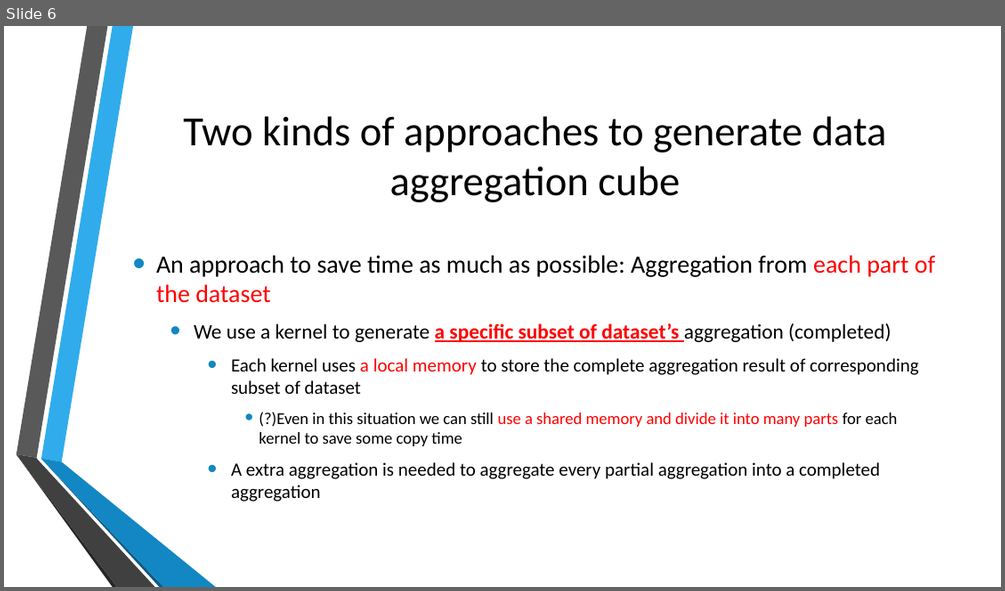
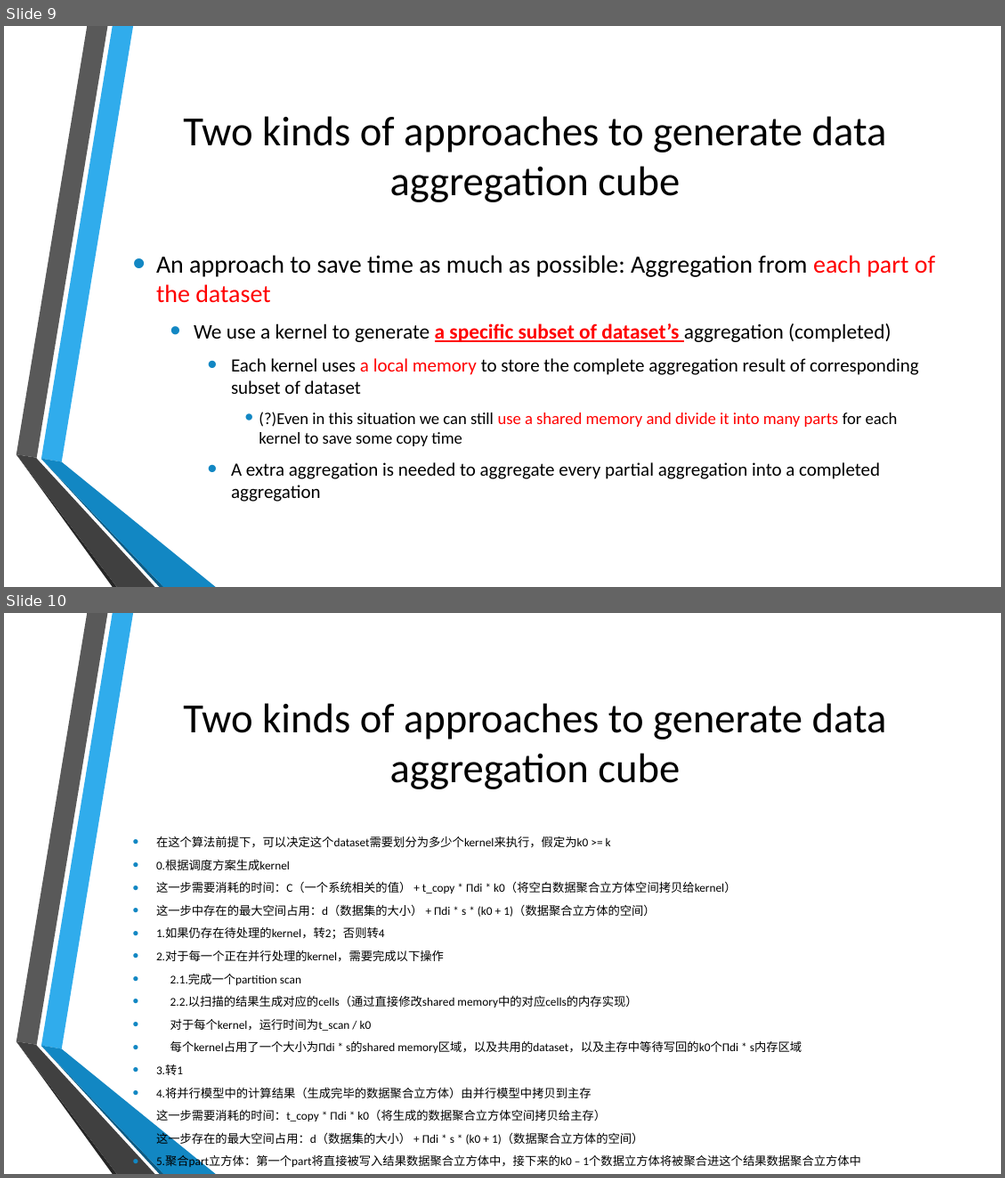
Before and after one commit to thoh-testarossa/Mirage-docs, a slide deck: thoh/presentations/20170426.pptx. Shown one above the other, each under a label of ours: slide 6 before the commit, slides 9 and 10 after it. The pictures are 1005x591 and 1005x1178 pixels, drawn with LibreOffice and Linux fonts; fonts in the diff are those of the drawing; background and template pictures are left out. Boxes give left, top, right and bottom in pixels: in the first picture for what was removed or moved away, otherwise in the second. Text is boxed around its words. In the diff, an @@ line names an element or a change of style, - is before the commit and + after.

```diff
--- a/thoh/presentations/20170426.pptx
+++ b/thoh/presentations/20170426.pptx
@@ slide 10 added at (4, 613, 1001, 1174), background picture (left out); not listed: 6 template elements that a slide beside it also shows @@
@@ title added at (183, 703, 887, 789), 40 pt, text #000000 @@
+Two kinds of approaches to generate data aggregation cube
@@ text added at (156, 835, 861, 1168), 11.4 pt, text #000000 @@
+• 在这个算法前提下，可以决定这个dataset需要划分为多少个kernel来执行，假定为k0 >= k
+• 0.根据调度方案生成kernel
+• 这一步需要消耗的时间：C（一个系统相关的值） + t_copy * Πdi * k0（将空白数据聚合立方体空间拷贝给kernel）
+• 这一步中存在的最大空间占用：d（数据集的大小） + Πdi * s * (k0 + 1)（数据聚合立方体的空间）
+• 1.如果仍存在待处理的kernel，转2；否则转4
+• 2.对于每一个正在并行处理的kernel，需要完成以下操作
+• 2.1.完成一个partition scan
+• 2.2.以扫描的结果生成对应的cells（通过直接修改shared memory中的对应cells的内存实现）
+• 对于每个kernel，运行时间为t_scan / k0
+• 每个kernel占用了一个大小为Πdi * s的shared memory区域，以及共用的dataset，以及主存中等待写回的k0个Πdi * s内存区域
+• 3.转1
+• 4.将并行模型中的计算结果（生成完毕的数据聚合立方体）由并行模型中拷贝到主存
+• 这一步需要消耗的时间：t_copy * Πdi * k0（将生成的数据聚合立方体空间拷贝给主存）
+• 这一步存在的最大空间占用：d（数据集的大小） + Πdi * s * (k0 + 1)（数据聚合立方体的空间）
+• 5.聚合part立方体：第一个part将直接被写入结果数据聚合立方体中，接下来的k0 – 1个数据立方体将被聚合进这个结果数据聚合立方体中
+• 这一步需要消耗的时间：(k0 - 1) * t_agg
+• 这一步中存在的最大空间占用：d（数据集的大小） + Πdi * s * (k0 + 1)（数据聚合立方体的空间）
@@ what was slide 6 is now slide 9 @@
```
Also in this commit, not shown: 5 slides changed, 14 other slides added, 7 other files.
